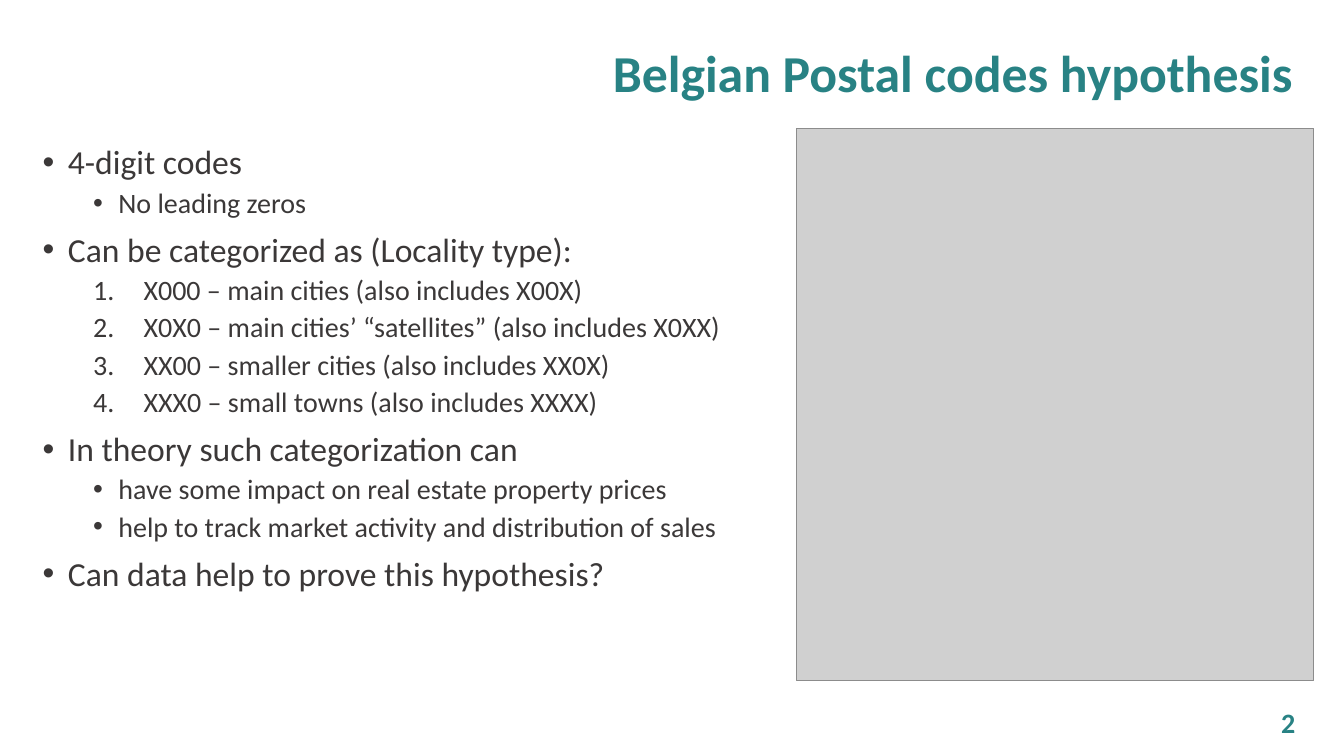
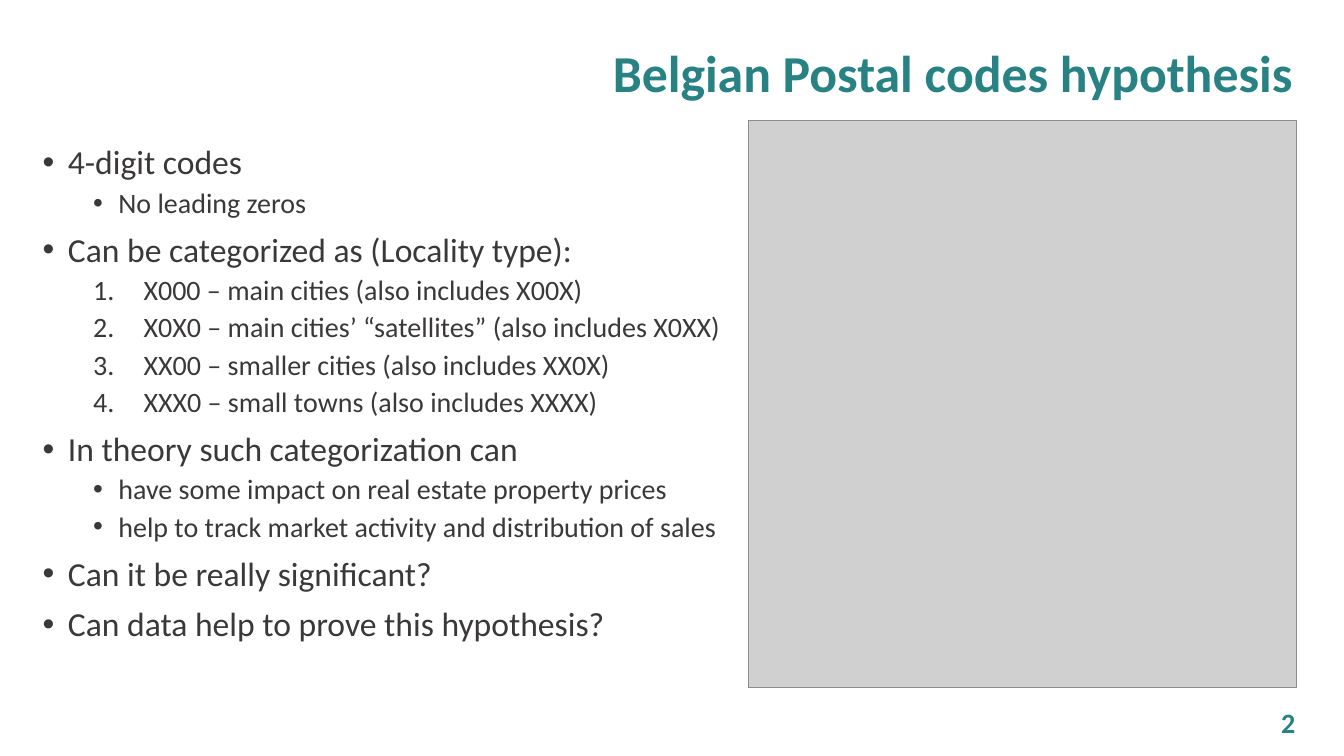
Before and after one commit to vitaly-shalem/ImmoEliza-DataAnalysis, a slide deck: slide 2 of doc/20230711_ImmoEliza_DataAnalysis_pres.pptx. Drawn at 1344x756 pixels with LibreOffice and Linux fonts; fonts in the diff are those of the drawing; grey boxes stand for pictures; background and template pictures are left out. Boxes give left, top, right and bottom in pixels: in the first picture for what was removed or moved away, otherwise in the second. Text is boxed around its words. In the diff, an @@ line names an element or a change of style, - is before the commit and + after.

```diff
--- a/doc/20230711_ImmoEliza_DataAnalysis_pres.pptx
+++ b/doc/20230711_ImmoEliza_DataAnalysis_pres.pptx
@@ picture: place and size @@
-picture at (797,128,1314,681)
+picture at (748,121,1297,688)
@@ text at (68,562,432,592): paragraph added @@
+• Can it be really significant?
```
Also in this commit, not shown: 1 slide added, 1 other file.
